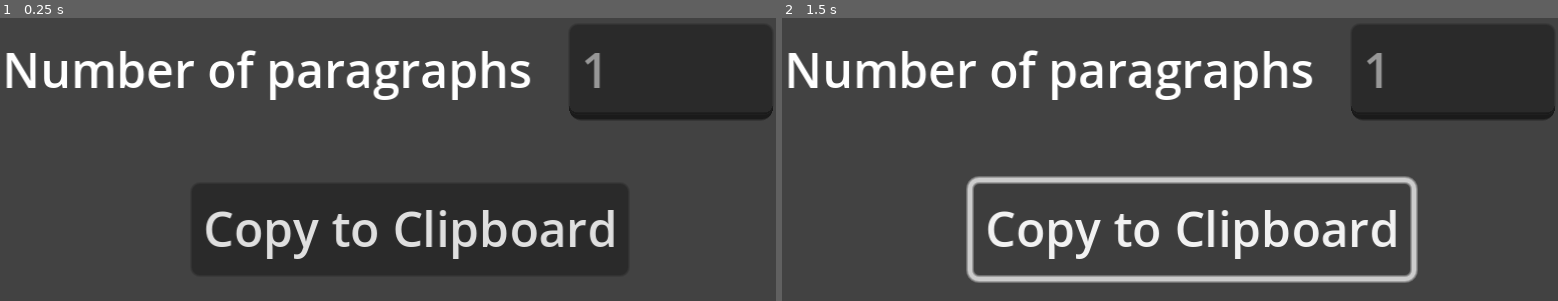
Above: before the commit, frames 1-2 (left to right).
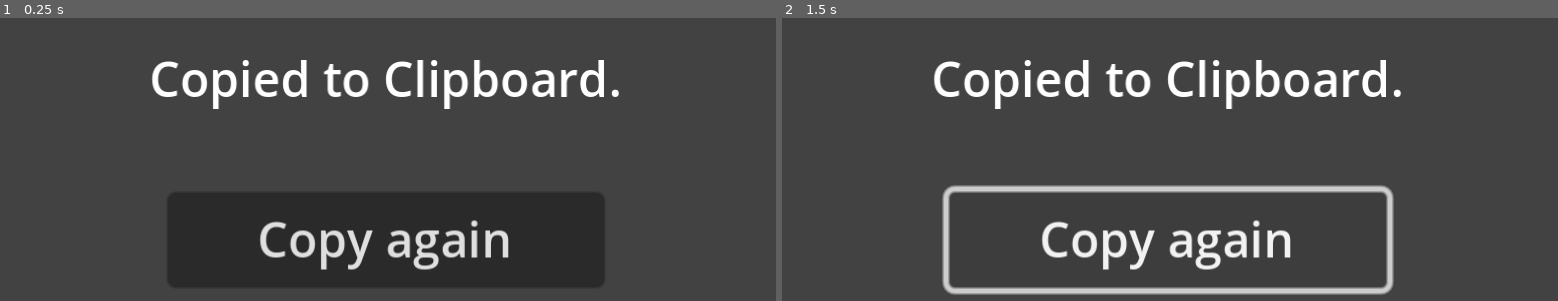
Above: after the commit, the same moments.

Repository: AndrewJDGalga/godot-windows-loremipsumgen
Game: Godot game, scene res://main.tscn
The game is run twice, just before and just after one commit, with the same random seed, the same clock (stepped at 60 frames per second) and the same inputs.
Inputs:
- Up to frame 1 (0.25 s): no input
- Up to frame 2 (1.5 s): click "Copy to Clipboard" (after the commit: "Copy again") at 0.5 s; click "Copy to Clipboard" (after the commit: "Copy again") at 1.25 s

The runs differ from the first frame. In frame 1, 9.8% of the frame differs, in the area x 0-100%, y 11-90%; in frame 2, 17%, in the area x 0-100%, y 11-98%.
Error in both runs: Attempt to call function 'get_as_text' in base 'null instance' on a null instance. (res://main.gd:9)

Commit message:
Project change: Pulled up loremipsum.io to compare it to what I have now, and realized there's a scope issue: When I need Lorem Ipsum enough to just grab, I don't wanna set number of words or paragraphs, etc. I just want the 1 lorem ipsum paragraph and can take it from there. So, modified UI to reflect changed direction: Program copies to clipboard on open and presents option to copy again.

Diff:
--- a/copy_button.tscn
+++ b/copy_button.tscn
@@ -3,4 +3,4 @@
 [node name="copy_button" type="Button"]
 offset_right = 8.0
 offset_bottom = 8.0
-text = "Copy to Clipboard"
+text = "Copy again"
--- a/main.gd
+++ b/main.gd
@@ -13,9 +13,5 @@
 func copyToClipboard(text):
 	DisplayServer.clipboard_set(text)
 
-func onCopyPress():
-	pass
-
-
 func _on_copy_button_pressed():
 	pass # Replace with function body.
--- a/main.tscn
+++ b/main.tscn
@@ -1,8 +1,7 @@
-[gd_scene load_steps=4 format=3 uid="uid://dw8qdkky4mpj"]
+[gd_scene load_steps=3 format=3 uid="uid://dw8qdkky4mpj"]
 
 [ext_resource type="Script" path="res://main.gd" id="1_e27yh"]
 [ext_resource type="PackedScene" uid="uid://bjoucdi10ev3v" path="res://copy_button.tscn" id="2_ikyax"]
-[ext_resource type="PackedScene" uid="uid://ddgl8mjouyj4j" path="res://paragraph_count.tscn" id="3_3gaod"]
 
 [node name="main" type="Control"]
 layout_mode = 3
@@ -20,16 +19,25 @@
 color = Color(0.258824, 0.258824, 0.258824, 1)
 
 [node name="copy_button" parent="." instance=ExtResource("2_ikyax")]
+layout_mode = 1
+anchors_preset = 7
+anchor_left = 0.5
+anchor_top = 1.0
+anchor_right = 0.5
+anchor_bottom = 1.0
+offset_left = -73.0
+offset_top = -42.0
+offset_right = 73.0
+offset_bottom = -10.0
+grow_horizontal = 2
+grow_vertical = 0
+
+[node name="Label" type="Label" parent="."]
 layout_mode = 0
-offset_left = 65.0
-offset_top = 55.0
-offset_right = 211.0
-offset_bottom = 86.0
-
-[node name="paragraph_count" parent="." instance=ExtResource("3_3gaod")]
-offset_left = 1.0
-offset_top = 2.0
-offset_right = 294.0
-offset_bottom = 43.0
+offset_right = 260.0
+offset_bottom = 42.0
+text = "Copied to Clipboard."
+horizontal_alignment = 1
+vertical_alignment = 1
 
 [connection signal="pressed" from="copy_button" to="." method="_on_copy_button_pressed"]
--- /dev/null
+++ b/paragraph_count.gd
@@ -0,0 +1,7 @@
+extends Control
+
+func _ready():
+	print($LineEdit.text)
+
+func getNumber():
+	pass
--- a/paragraph_count.tscn
+++ b/paragraph_count.tscn
@@ -1,10 +1,13 @@
-[gd_scene format=3 uid="uid://ddgl8mjouyj4j"]
+[gd_scene load_steps=2 format=3 uid="uid://ddgl8mjouyj4j"]
+
+[ext_resource type="Script" path="res://paragraph_count.gd" id="1_jfs7u"]
 
 [node name="paragraph_count" type="Control"]
 layout_mode = 3
 anchors_preset = 0
 offset_right = 260.0
 offset_bottom = 41.0
+script = ExtResource("1_jfs7u")
 
 [node name="Label" type="Label" parent="."]
 offset_top = 4.0
@@ -19,4 +22,5 @@
 offset_left = 190.0
 offset_right = 258.0
 offset_bottom = 32.0
+text = "1"
 placeholder_text = "1"
